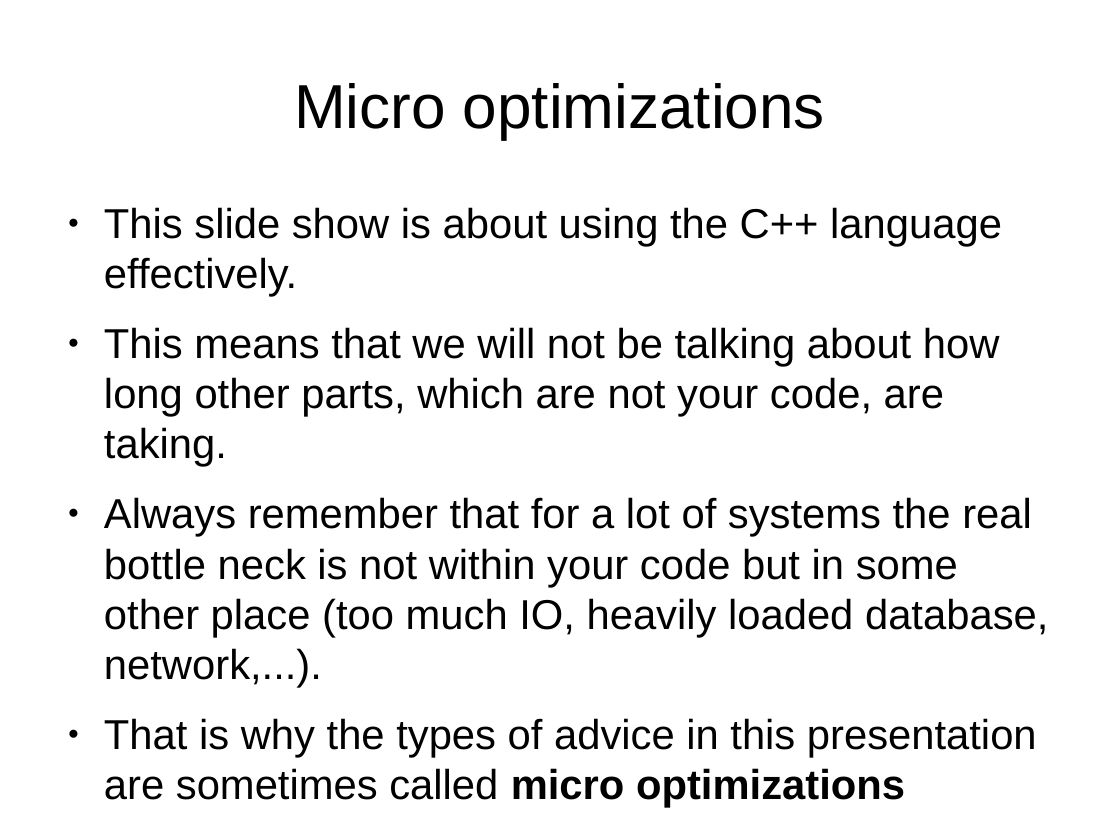
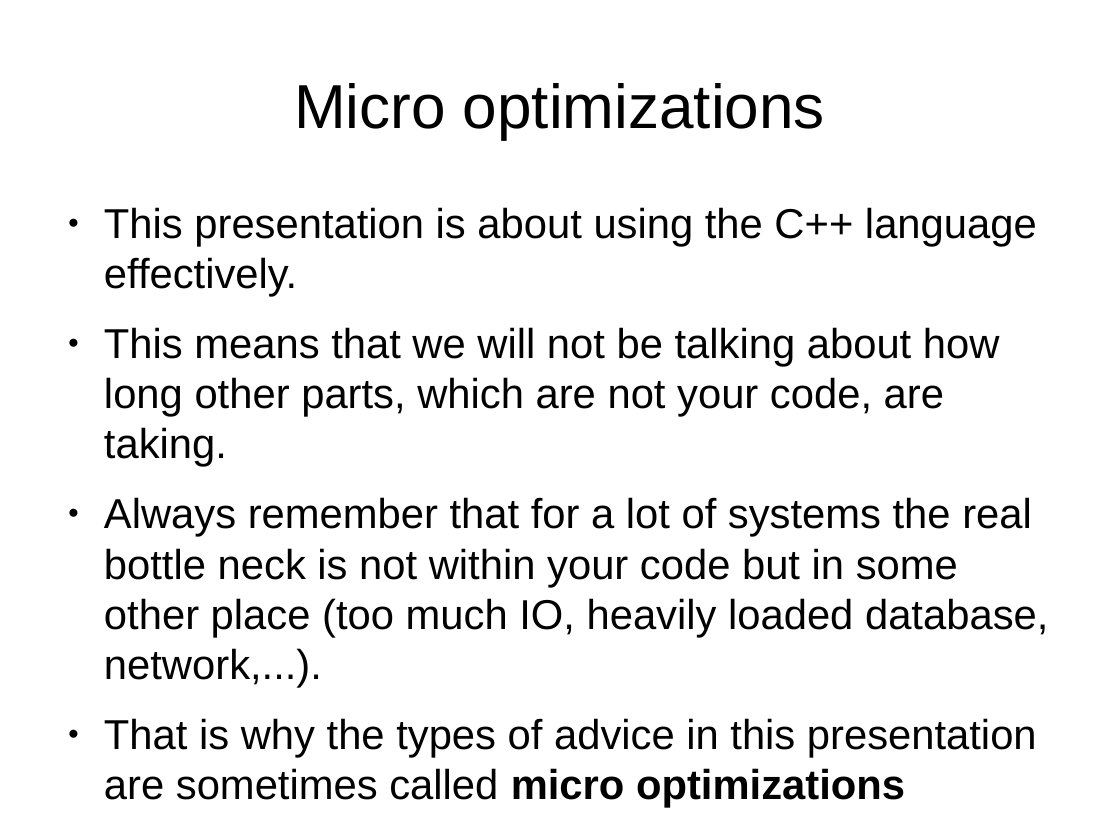
Before and after one commit to veltzer/demos-linux, a slide deck: slide 3 of multi_core/effective_cplusplus.odp. Drawn at 1120x840 pixels with LibreOffice and Linux fonts; fonts in the diff are those of the drawing. Boxes give left, top, right and bottom in pixels: in the first picture for what was removed or moved away, otherwise in the second. Text is boxed around its words. In the diff, an @@ line names an element or a change of style, - is before the commit and + after.

```diff
--- a/multi_core/effective_cplusplus.odp
+++ b/multi_core/effective_cplusplus.odp
@@ text at <box>104,207,1037,297</box>: text changed @@
-● This slide show is about using the C++ language effectively.
+● This presentation is about using the C++ language effectively.
```
Also in this commit, not shown: 3 other slides changed, 16 slides added, 1 other file.
